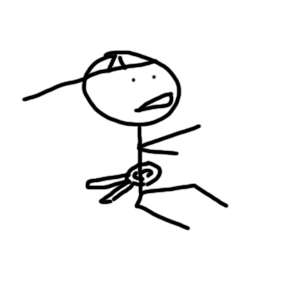
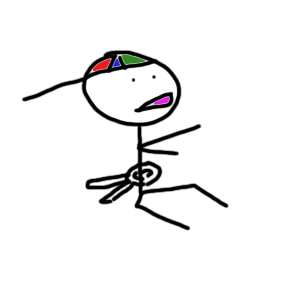
Revision of a layered 300x300 image; what changed, layer by layer:
painted on "Layer 0" over [86, 55, 177, 122]
